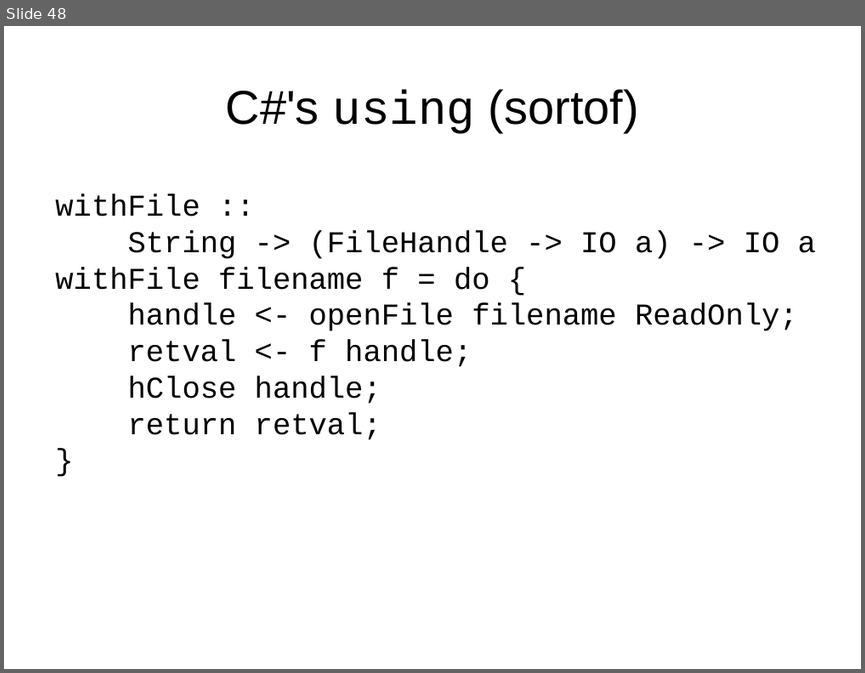
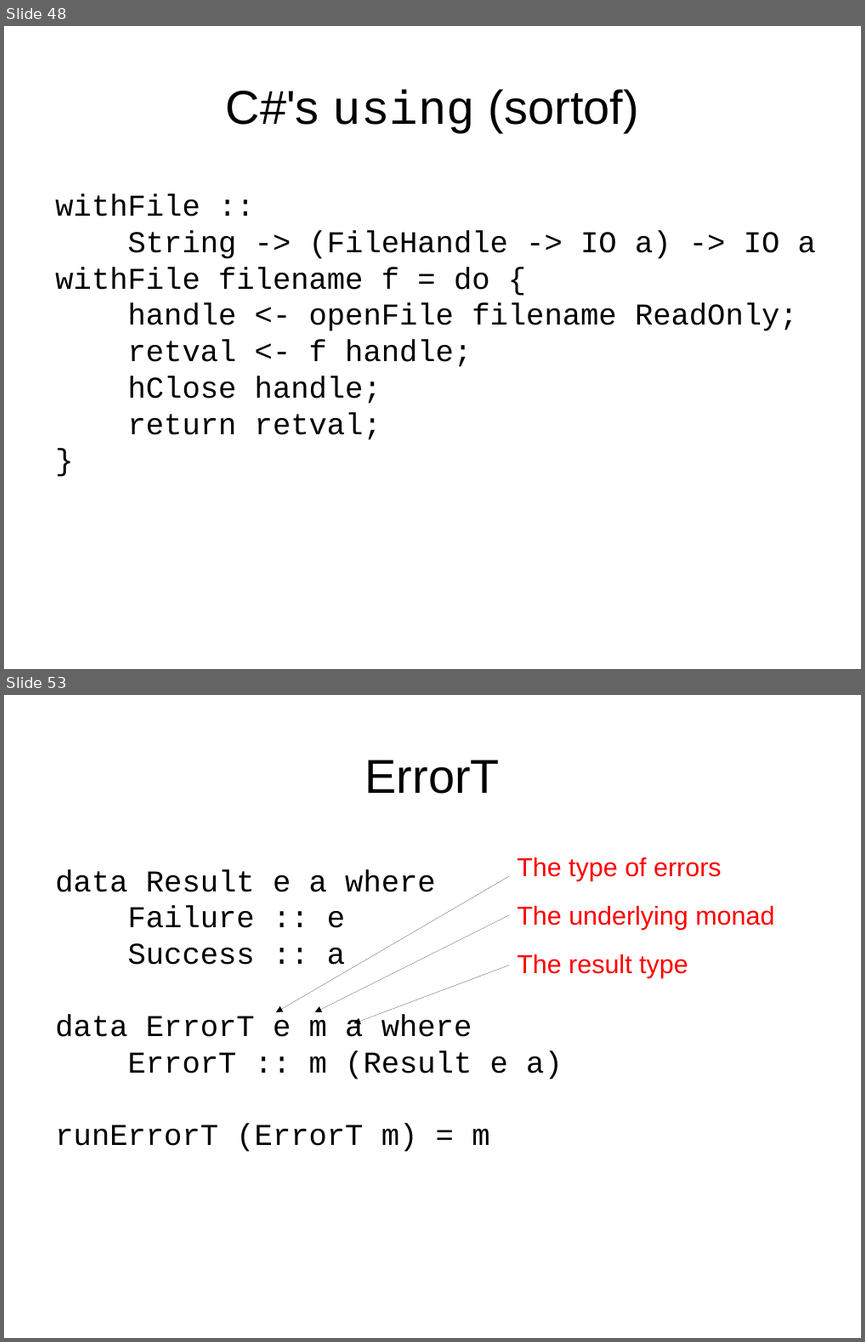
Before and after one commit to luqui/luqui-misc, a slide deck: work/present/monads/monads.odp. Shown one above the other, each under a label of ours: slide 48 before the commit, slides 48 and 53 after it; the slides between them are not shown. The pictures are 865x673 and 865x1342 pixels, drawn with LibreOffice and Linux fonts; fonts in the diff are those of the drawing. Boxes give left, top, right and bottom in pixels: in the first picture for what was removed or moved away, otherwise in the second. Text is boxed around its words. In the diff, an @@ line names an element or a change of style, - is before the commit and + after.

```diff
--- a/work/present/monads/monads.odp
+++ b/work/present/monads/monads.odp
@@ slide 53 added at bbox=[4, 695, 861, 1338], background #FFFFFF @@
@@ title added at bbox=[365, 760, 500, 794], 44 pt, text #000000 @@
+ErrorT
@@ text added at bbox=[55, 870, 562, 1151], 28 pt, text #000000 @@
+data Result e a where
+Failure :: e
+Success :: a
+data ErrorT e m a where
+ErrorT :: m (Result e a)
+runErrorT (ErrorT m) = m
@@ text added at bbox=[517, 857, 721, 881], 24 pt, text #FF0000 @@
+The type of errors
@@ arrow added from (510, 876) to (276, 1012), #000000 0 pt @@
@@ arrow added from (510, 915) to (315, 1012), #000000 0 pt @@
@@ text added at bbox=[517, 906, 774, 930], 24 pt, text #FF0000 @@
+The underlying monad
@@ arrow added from (510, 964) to (354, 1023), #000000 0 pt @@
@@ text added at bbox=[517, 954, 688, 978], 24 pt, text #FF0000 @@
+The result type
```
Also in this commit, not shown: 8 slides changed, 12 other slides added.
